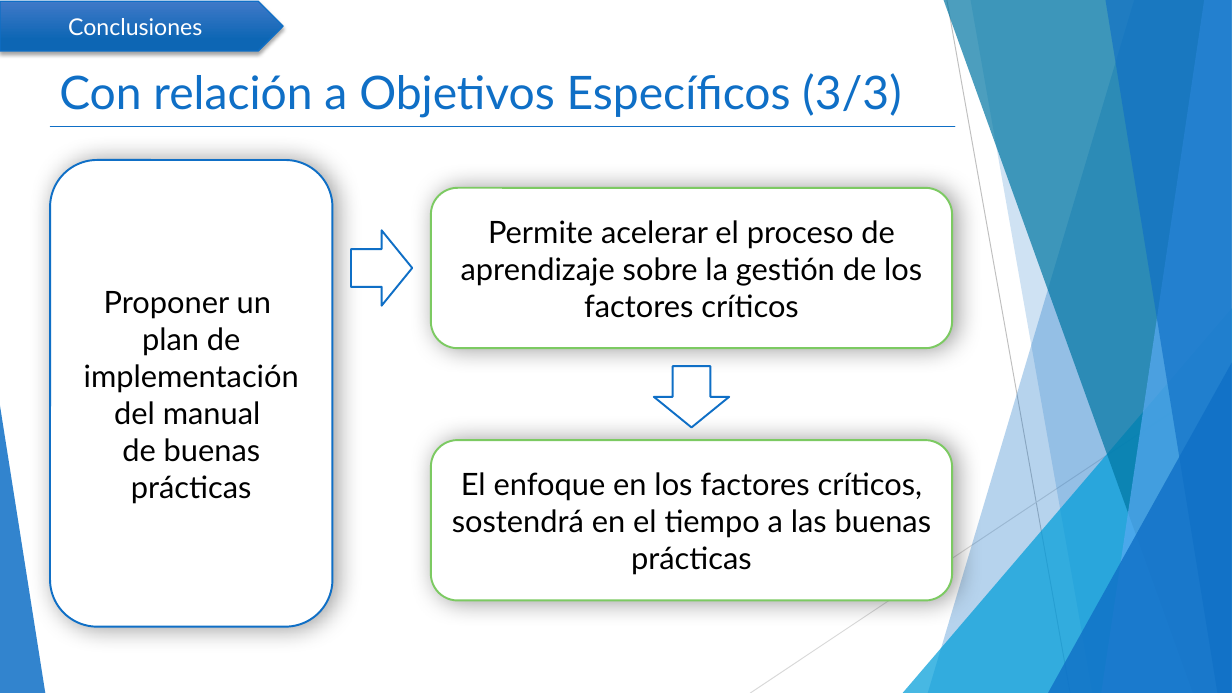
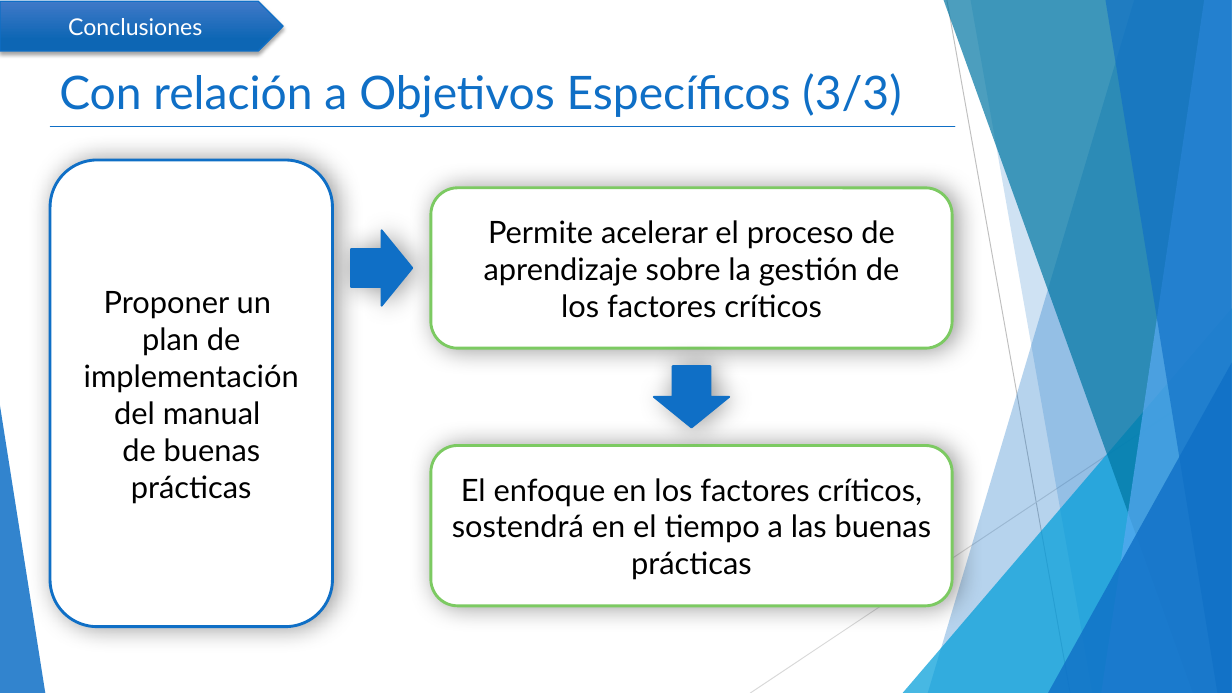
Before and after one commit to mcamara75/tituloUnap, a slide deck: slide 15 of 2018/TT IQQ 2018 Camara y Garay.pptx (slide 12 before the commit). Drawn at 1232x693 pixels with LibreOffice and Linux fonts; fonts in the diff are those of the drawing. Boxes give left, top, right and bottom in pixels: in the first picture for what was removed or moved away, otherwise in the second. Text is boxed around its words. In the diff, an @@ line names an element or a change of style, - is before the commit and + after.

```diff
--- a/2018/TT IQQ 2018 Camara y Garay.pptx
+++ b/2018/TT IQQ 2018 Camara y Garay.pptx
@@ rounded rectangle "Permite acelerar el proceso de ..." at [431,188,952,348]: outline #7CCA62 1.5 pt to #7CCA62 2.25 pt @@
@@ right arrow at [351,230,412,305]: fill #FFFFFF to #0F6FC6; shadow on @@
@@ text in rounded rectangle at [484,220,900,318]: text changed @@
-Permite acelerar el proceso de aprendizaje sobre la gestión de los factores críticos
+Permite acelerar el proceso de aprendizaje sobre la gestión de
+los factores críticos
@@ right arrow at [654,366,729,427]: fill #FFFFFF to #0F6FC6; shadow on @@
@@ rounded rectangle "El enfoque en los factores ..." at [431,445,952,606]: outline #7CCA62 1.5 pt to #7CCA62 2.25 pt @@
@@ rounded rectangle "El enfoque en los factores ...": place and size @@
-rounded rectangle "El enfoque en los factores ..." at [431,440,952,601]
+rounded rectangle "El enfoque en los factores ..." at [431,445,952,606]
```
Also in this commit, not shown: 4 other slides changed, 4 slides added, 1 slide removed.
